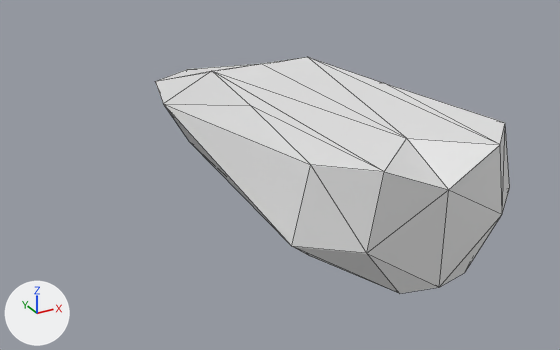
The Blender file alterian-pirates/blend/ships/fast.blend, before and after one commit.
Camera for both pictures: a 50 mm camera at (-28.7, -47.9, 21.6) aimed at (-1.0, 2.4, -3.6). The axes (+X, +Y, +Z) are drawn at lower left. The lights are the same throughout. Mesh edges are drawn as thin lines.
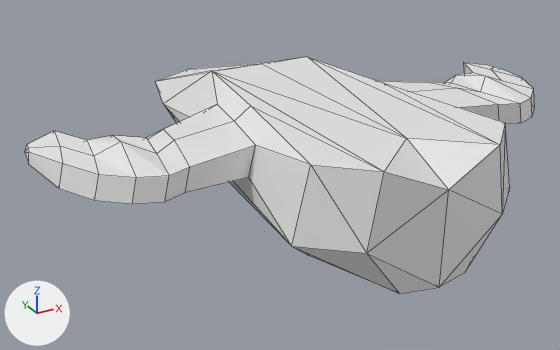
What differs and where, as boxes (x1, y1, x2, y2) in the pictures (560 x 350 px; the box of a moved part takes in the faces that stretch with it):
'Plane', reshaped, modifiers changed (44% wider): before (155, 57, 510, 293); after (25, 57, 535, 293)
part 1 of me_plane, moved or reshaped: before (164, 57, 510, 271); after (25, 62, 535, 246)

Diff of the bpy script that builds the scene:
```diff
--- a/alterian-pirates/blend/ships/fast.blend.py
+++ b/alterian-pirates/blend/ships/fast.blend.py
@@ me_plane @@
 # used by ob_plane; location = (0.0, 0.0, 0.0)
-me_plane.from_pydata(...)  # 30 vertices, 56 faces; spans x -8.6..8.6, y -16.3..23.7, z -4.2..4.3
+me_plane.from_pydata(...)  # 53 vertices, 63 faces, 1 loose edge; spans x -20.5..0.0, y -16.3..23.7, z -4.2..4.3
+# me_plane part 1
+# 12 vertices are removed from x 2.6..8.6, y -15.7..22.0, z -4.2..4.3
+# 31 faces are deleted
+# 30 vertices are added at x -20.5..-6.2, y -7.7..5.6, z 1.1..3.7
+# 5 new vertices lie (0.4, 0.0, 1.6) away from vertices in x -19.5..-12.9, y -7.7..-2.8, z 1.4
+# 1 loose edge is added
+# 38 new faces join them
@@ ob_plane @@
 ob_plane.location = (0.0, 0.0, 0.0)
+_m = ob_plane.modifiers.new('Mirror', 'MIRROR')
```
